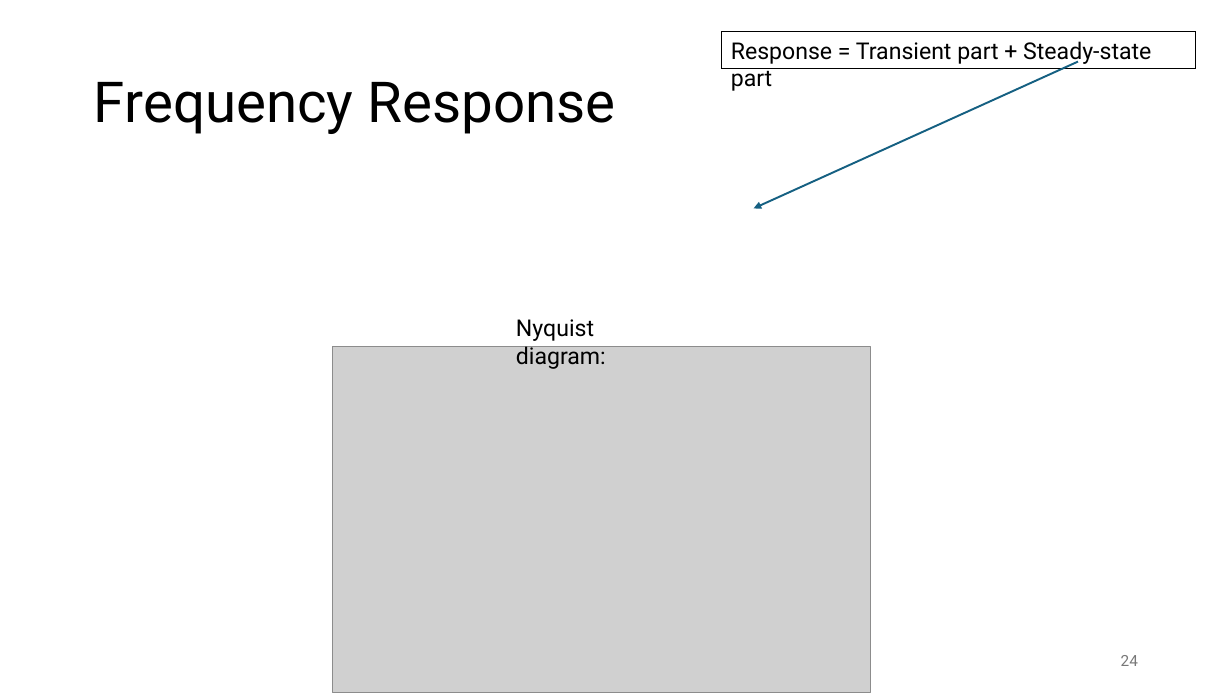
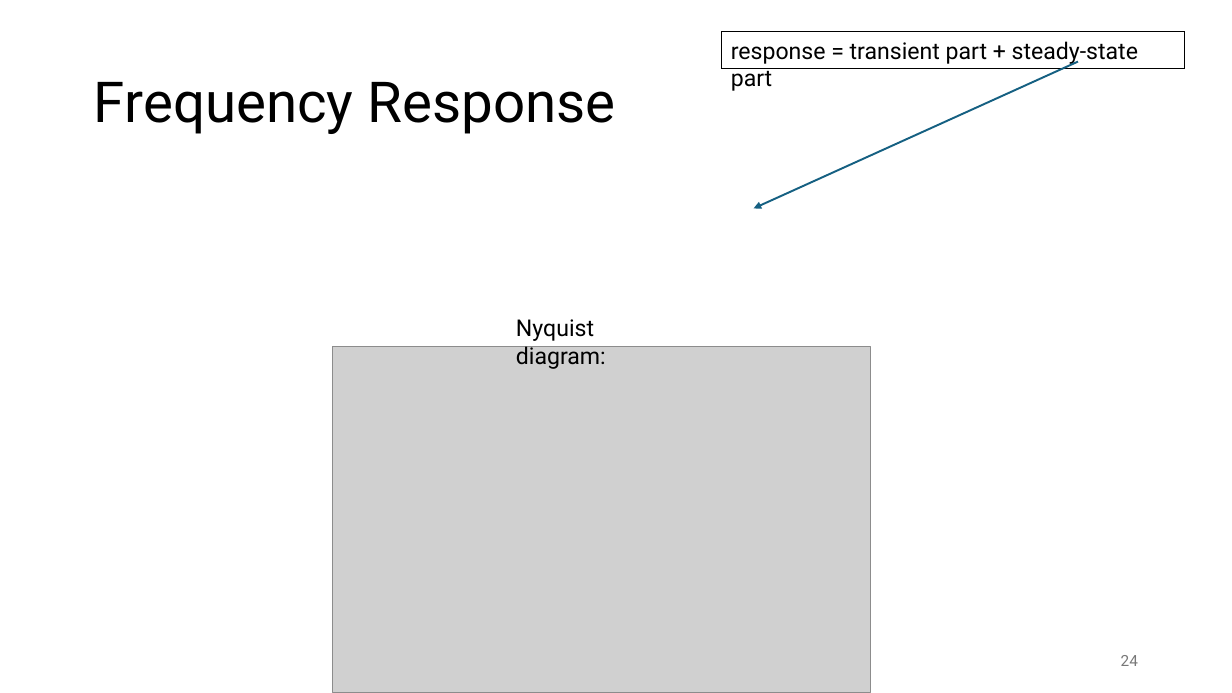
Before and after one commit to FelixWick/control_engineering, a slide deck: slide 24 of slides/3_Laplace.pptx. Drawn at 1232x693 pixels with LibreOffice and Linux fonts; fonts in the diff are those of the drawing; grey boxes stand for pictures. Boxes give left, top, right and bottom in pixels: in the first picture for what was removed or moved away, otherwise in the second. Text is boxed around its words. In the diff, an @@ line names an element or a change of style, - is before the commit and + after.

```diff
--- a/slides/3_Laplace.pptx
+++ b/slides/3_Laplace.pptx
@@ rectangle "response = transient part + ...": place and size @@
-rectangle "response = transient part + ..." at [722, 31, 1196, 68]
+rectangle "response = transient part + ..." at [722, 31, 1185, 68]
@@ text in rectangle at [731, 41, 1138, 91]: text changed @@
-Response = Transient part + Steady-state part
+response = transient part + steady-state part
```
Also in this commit, not shown: 4 other slides changed, 3 slides added, 2 other files.
